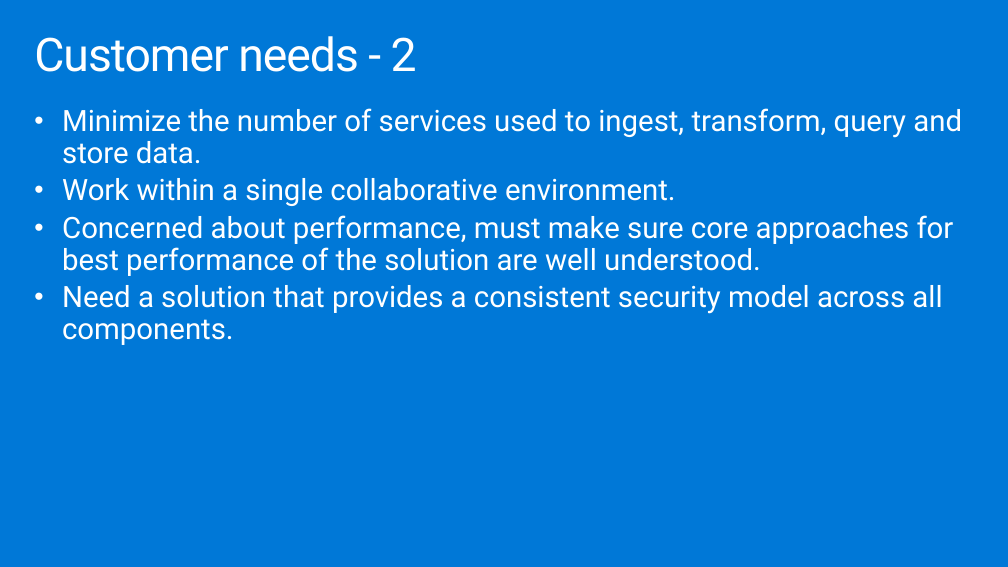
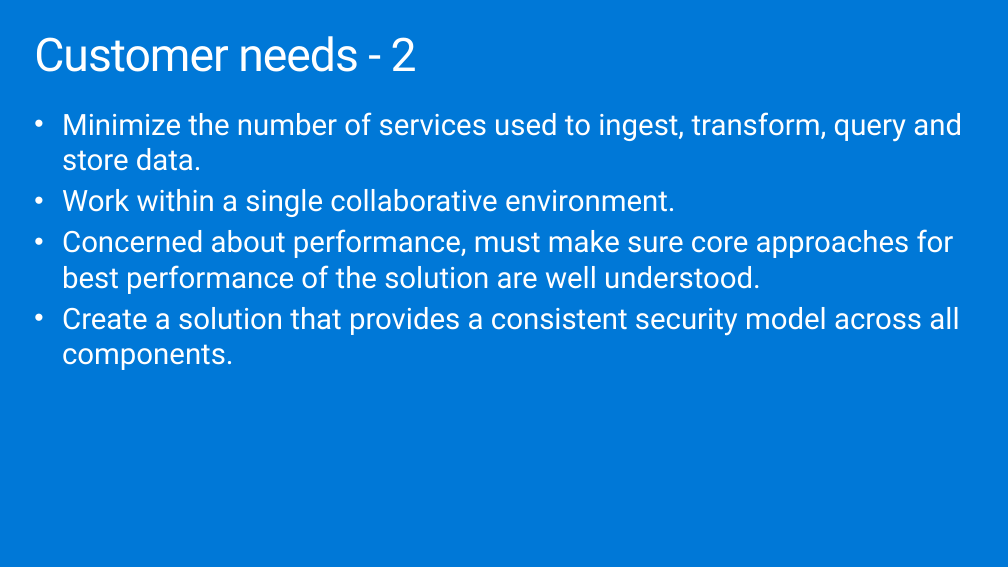
Before and after one commit to joelhulen/MCW-Azure-Synapse-Analytics-end-to-end-solution, a slide deck: slide 10 of Whiteboard design session/WDS trainer presentation - Azure Synapse Analytics end-to-end solution.pptx. Drawn at 1008x567 pixels with LibreOffice and Linux fonts; fonts in the diff are those of the drawing. Boxes give left, top, right and bottom in pixels: in the first picture for what was removed or moved away, otherwise in the second. Text is boxed around its words. In the diff, an @@ line names an element or a change of style, - is before the commit and + after.

```diff
--- a/Whiteboard design session/WDS trainer presentation - Azure Synapse Analytics end-to-end solution.pptx
+++ b/Whiteboard design session/WDS trainer presentation - Azure Synapse Analytics end-to-end solution.pptx
@@ text at <box>62,112,962,294</box>: line spacing 0.9 to 1 @@
@@ text at <box>62,307,959,370</box>: text changed @@
-• Need a solution that provides a consistent security model across all components.
+• Create a solution that provides a consistent security model across all components.
```
Also in this commit, not shown: 26 other slides changed, 2 other files.
